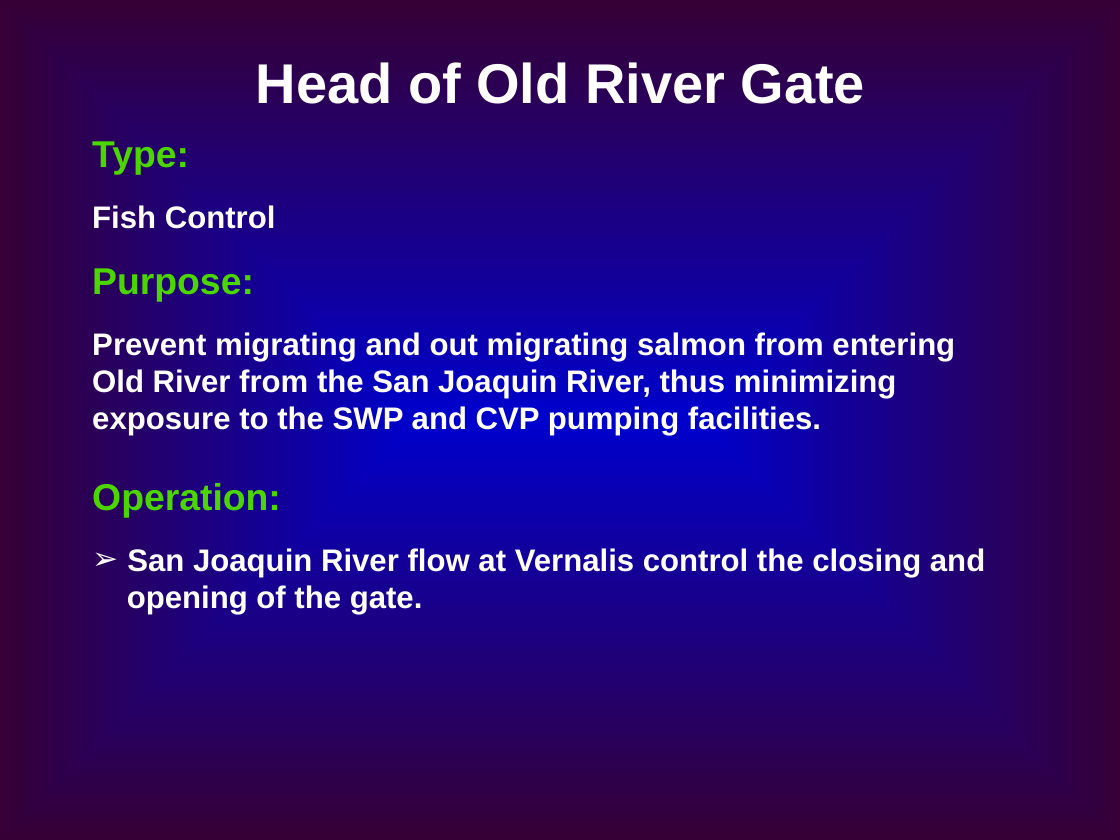
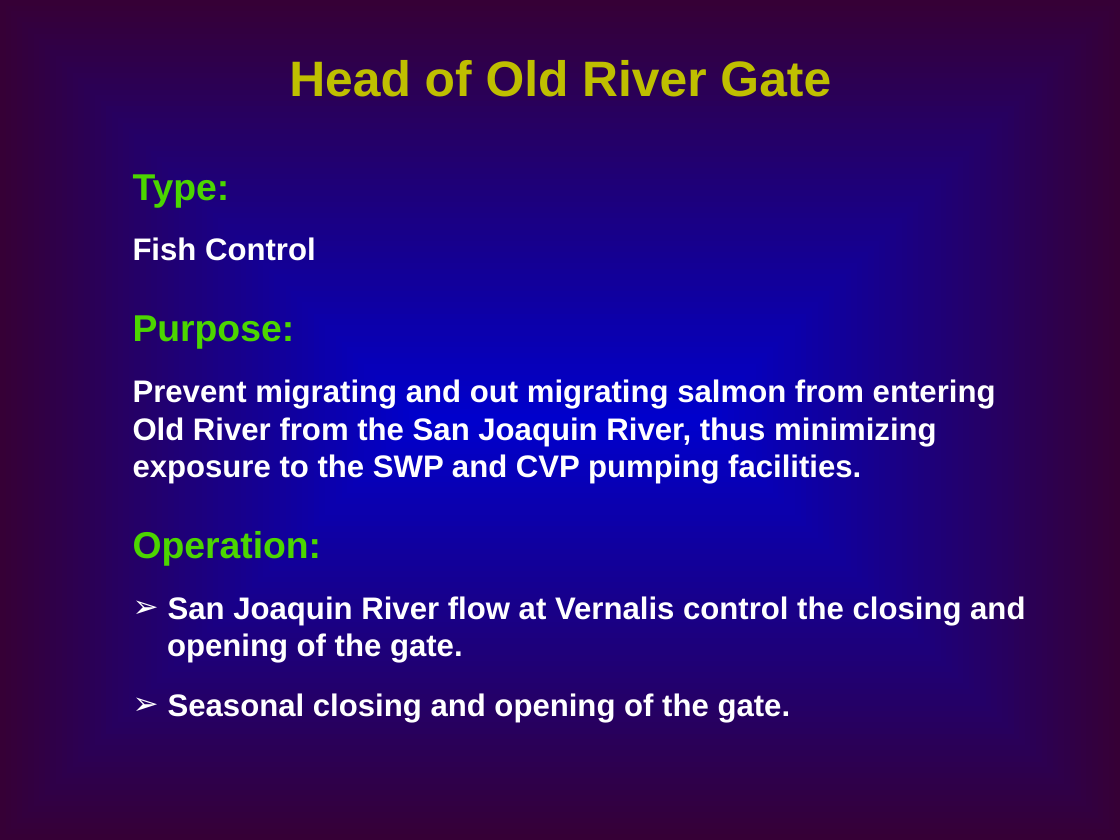
Before and after one commit to CADWRDeltaModeling/dsm2, a slide deck: slide 11 of dsm2/presentations/DSM2 Operting Rule.ppt. Drawn at 1120x840 pixels with LibreOffice and Linux fonts; fonts in the diff are those of the drawing. Boxes give left, top, right and bottom in pixels: in the first picture for what was removed or moved away, otherwise in the second. Text is boxed around its words. In the diff, an @@ line names an element or a change of style, - is before the commit and + after.

```diff
--- a/dsm2/presentations/DSM2 Operting Rule.ppt
+++ b/dsm2/presentations/DSM2 Operting Rule.ppt
@@ text "Head of Old River Gate" at (x1=289, y1=60, x2=831, y2=97): size 36 to 32 pt, text colour #FFFFFF to #BFBF00 @@
@@ text "Type:" moved from (x1=92, y1=141, x2=985, y2=615) to (x1=133, y1=174, x2=1025, y2=722) @@
@@ text at (x1=168, y1=693, x2=791, y2=722): paragraph added @@
+➢ Seasonal closing and opening of the gate.
```
Also in this commit, not shown: 19 other slides changed, 1 slide added, 1 slide removed.
